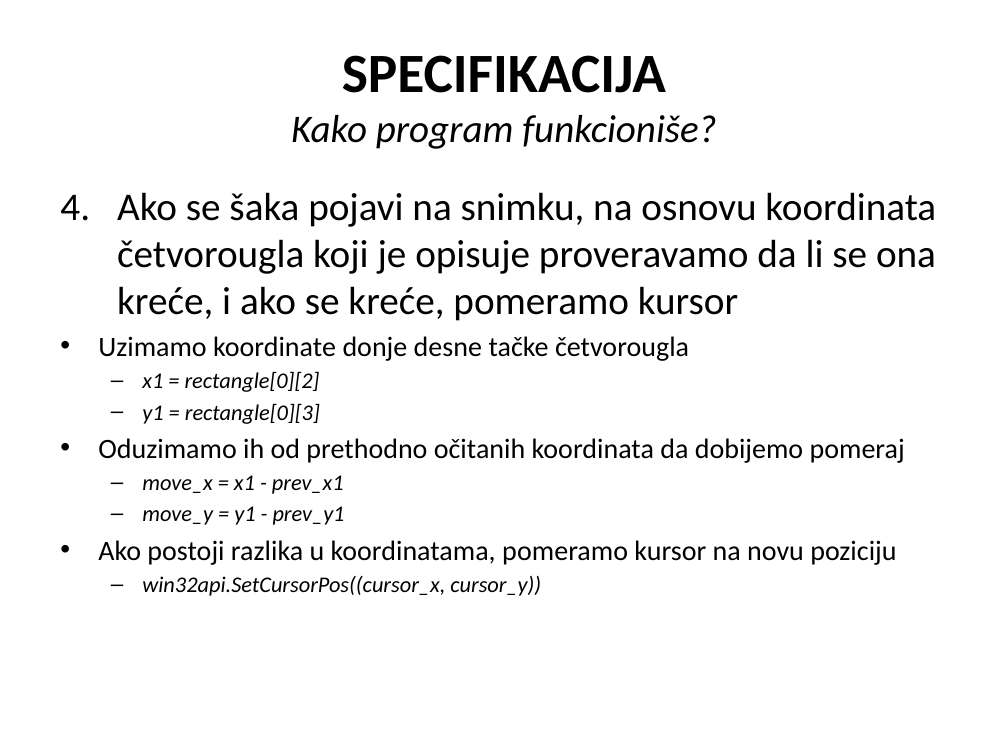
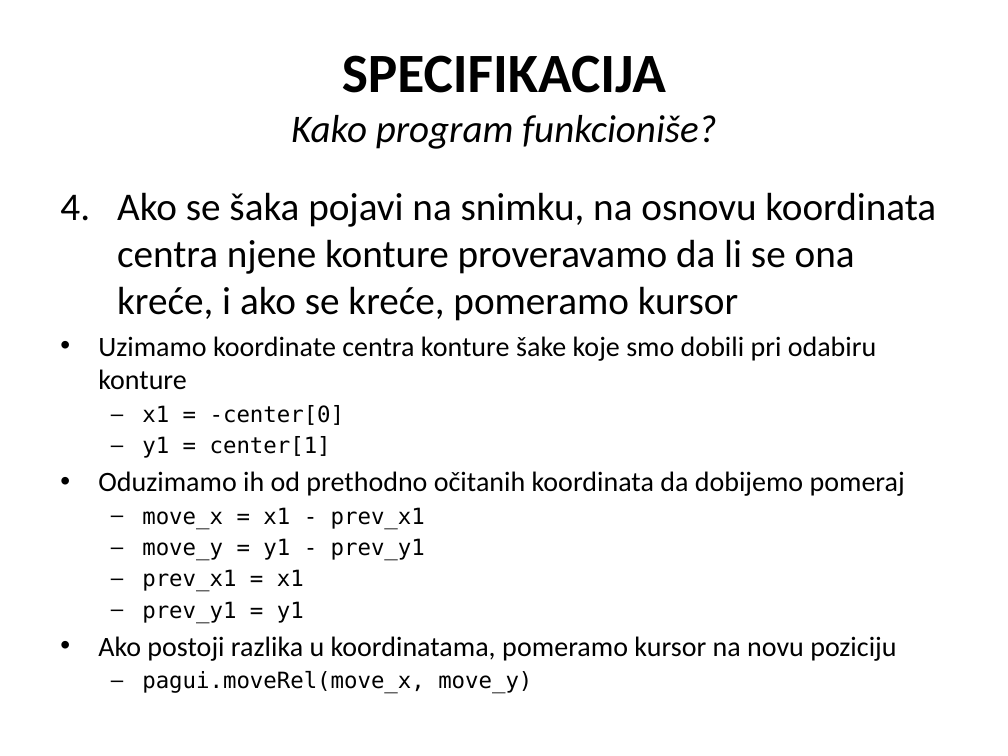
Before and after one commit to cLaki/UseTheForce, a slide deck: slide 12 of Upravljanje računarom na osnovu pokreta snimljenih web kamerom.pptx (slide 7 before the commit). Drawn at 1008x756 pixels with LibreOffice and Linux fonts; fonts in the diff are those of the drawing. Boxes give left, top, right and bottom in pixels: in the first picture for what was removed or moved away, otherwise in the second. Text is boxed around its words. In the diff, an @@ line names an element or a change of style, - is before the commit and + after.

```diff
--- a/Upravljanje računarom na osnovu pokreta snimljenih web kamerom.pptx
+++ b/Upravljanje računarom na osnovu pokreta snimljenih web kamerom.pptx
@@ text at bbox=[98, 192, 936, 458]: text changed @@
-4. Ako se šaka pojavi na snimku, na osnovu koordinata četvorougla koji je opisuje proveravamo da li se ona kreće, i ako se kreće, pomeramo kursor
-• Uzimamo koordinate donje desne tačke četvorougla
-  – x1 = rectangle[0][2]
-  – y1 = rectangle[0][3]
+4. Ako se šaka pojavi na snimku, na osnovu koordinata centra njene konture proveravamo da li se ona kreće, i ako se kreće, pomeramo kursor
+• Uzimamo koordinate centra konture šake koje smo dobili pri odabiru konture
+  – x1 = -center[0]
+  – y1 = center[1]
@@ text at bbox=[142, 507, 425, 561]: font Calibri to DejaVu Sans Mono, italic off in "move_x = x1 - prev_x1", "move_y = y1 - prev_y1" @@
@@ text at bbox=[142, 569, 304, 624]: paragraphs added @@
+  – prev_x1 = x1
+  – prev_y1 = y1
@@ text at bbox=[142, 576, 541, 596]: text changed; font Calibri to DejaVu Sans Mono; italic off @@
-  – win32api.SetCursorPos((cursor_x, cursor_y))
+  – pagui.moveRel(move_x, move_y)
```
Also in this commit, not shown: 8 other slides changed, 6 slides added, 4 slides removed, 16 other files.
